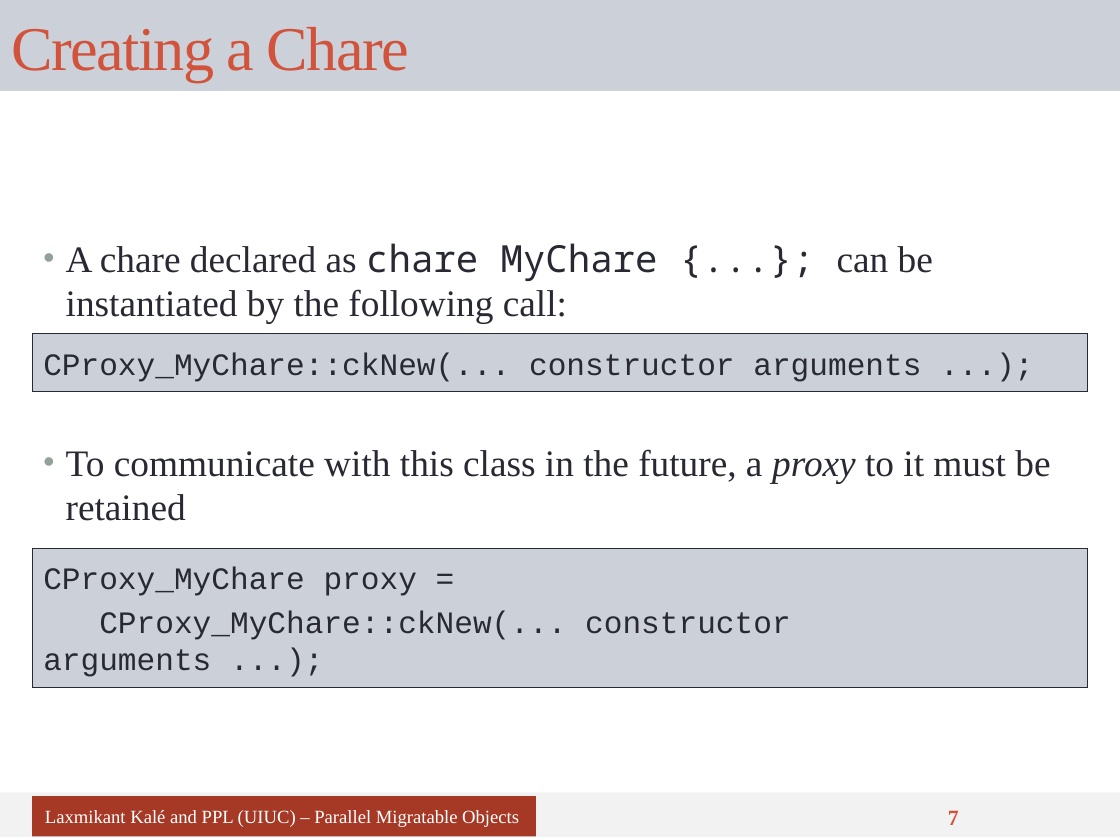
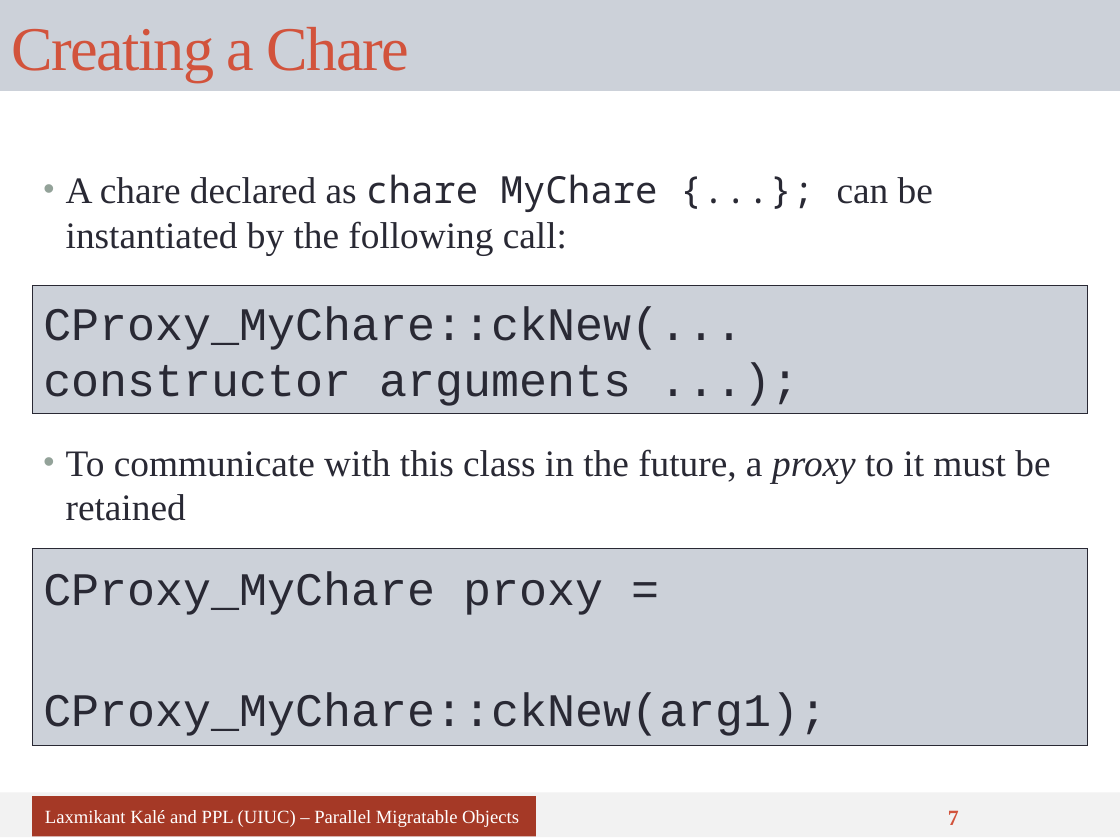
Before and after one commit to UIUC-PPL/charm_tutorial, a slide deck: slide 7 of tutorial-04-charm_basics.pptx. Drawn at 1120x840 pixels with LibreOffice and Linux fonts; fonts in the diff are those of the drawing. Boxes give left, top, right and bottom in pixels: in the first picture for what was removed or moved away, otherwise in the second. Text is boxed around its words. In the diff, an @@ line names an element or a change of style, - is before the commit and + after.

```diff
--- a/tutorial-04-charm_basics.pptx
+++ b/tutorial-04-charm_basics.pptx
@@ text "A chare declared as chare ...": place and size @@
-text "A chare declared as chare ..." at [66,243,933,324]
+text "A chare declared as chare ..." at [66,174,933,255]
@@ text "CProxy_MyChare::ckNew(... constructor arguments ...);": place and size @@
-text "CProxy_MyChare::ckNew(... constructor arguments ...);" at [32,334,1088,392]
+text "CProxy_MyChare::ckNew(... constructor arguments ...);" at [32,286,1088,413]
@@ text "CProxy_MyChare::ckNew(... constructor arguments ...);" at [32,286,1088,413]: size 20 to 30 pt; more space between paragraphs @@
@@ text "CProxy_MyChare proxy =": place and size @@
-text "CProxy_MyChare proxy =" at [32,548,1088,687]
+text "CProxy_MyChare proxy =" at [32,548,1088,746]
@@ text at [43,571,603,615]: size 20 to 30 pt in "CProxy_MyChare proxy ="; more space between paragraphs @@
@@ text at [43,693,827,736]: text changed; size 20 to 30 pt @@
-CProxy_MyChare::ckNew(... constructor arguments ...);
+CProxy_MyChare::ckNew(arg1);
```
Also in this commit, not shown: 14 other slides changed.
